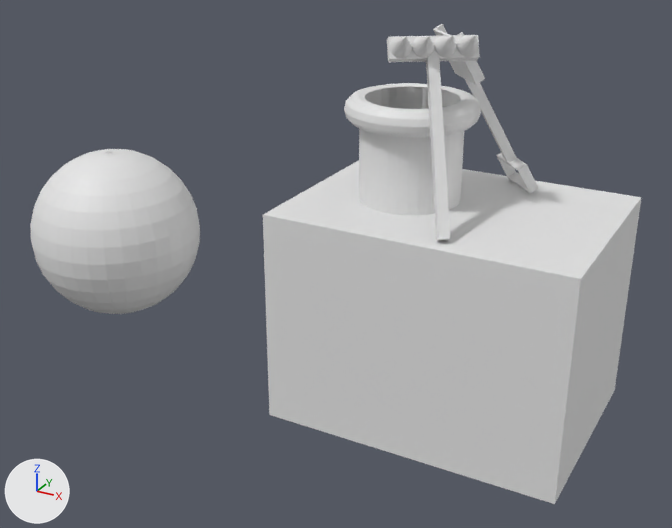
The Blender file Assets/Modelos3D/pelotaPlaya.blend as it was, and as the next commit left it.
One viewpoint serves both versions: a 50 mm camera at (7.4, -7.94, 4.18) aimed at (3.03, 0.0, 0.21). Arrows for +X, +Y and +Z are at lower left; the lights stay in place.

The first picture shows 'cajaPowerUp', 'cubo', 'pala', 'pelota', 'rastrillo'.
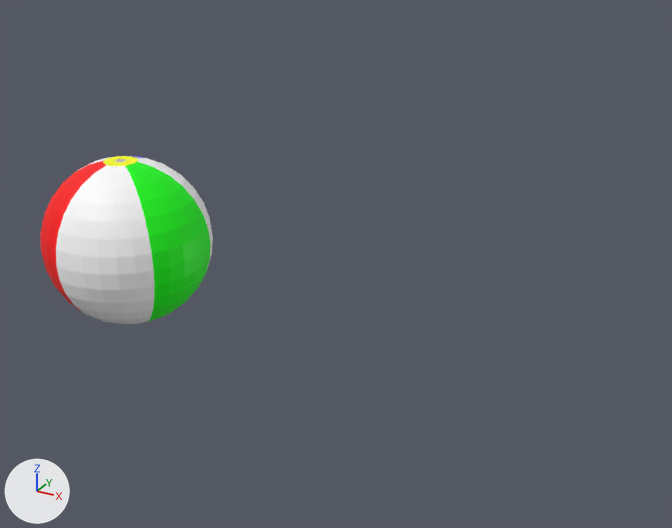
Boxes (x1, y1, x2, y2) around the edits, measured in the pictures (672 x 528 px; the box of a moved part takes in the faces that stretch with it):
'cajaPowerUp', deleted: before (263, 160, 641, 504)
'pelota', reshaped, moved: before (30, 149, 200, 314); after (40, 156, 213, 324)
'cubo', deleted: before (344, 83, 481, 215)
'rastrillo', deleted: before (387, 35, 480, 241)
'pala', deleted: before (433, 24, 538, 193)
part 1 of me_sphere_001, cut back: before (92, 149, 126, 159); after (103, 156, 138, 166)
part 2 of me_sphere_001, moved or reshaped: before (170, 172, 192, 205); after (183, 179, 205, 213)
part 3 of me_sphere_001, recoloured (white to red): before (30, 149, 200, 314); after (40, 156, 213, 324)

The change in detail:
Picture 'texturaPelotaPlaya.png' (img_texturapelotaplaya_png) is new.
Material 'texturaPelotaPlaya.png' (mat_texturapelotaplaya_png) is new.
Its texture is img_texturapelotaplaya_png.
me_sphere_001 is used by ob_pelota; location (0.0, 0.0, 0.0).
Verts and faces of me_sphere_001; kept vertices keep their numbers, new ones are numbered from 988.
Before the commit, vertices of me_sphere_001: 641 (0.69, 0.46, 0.56) at pixel (183, 186).
me_sphere_001 had 988 vertices, 750 faces and spanned x -1.0..1.0, y -1.0..1.0, z -0.99..1.0.
me_sphere_001 now has 797 vertices, 648 faces and spans x -1.0..1.0, y -1.0..1.0, z -0.98..0.99.
Part 1, on me_sphere_001:
133 vertices are removed from x -0.1..0.1, y -0.1..0.1, z 0.99..1.0.
108 faces are deleted.
118 vertices in x -0.06..0.06, y -0.06..0.06, z 0.99..1.0 move by (0.0, 0.0, -0.01).
1 vertex moves within x 0.01, y -0.06, z 0.99.
6 vertices are added at (0.01, -0.06, 0.98), (0.0, -0.04, 0.99), (0.0, 0.04, 0.99), (0.02, -0.06, 0.98), (0.01, -0.06, 0.98), (-0.13, 0.13, 0.7).
40 new faces join them.
Part 2, on me_sphere_001:
Vertex 641 moves to (0.69, 0.46, 0.54), pixel (195, 195).
me_sphere_001 part 3: 608 faces spanning x -1.0..1.0, y -1.0..1.0, z -0.98..0.99 switch from no material to mat_texturapelotaplaya_png (picture img_texturapelotaplaya_png).
Object 'rastrillo' (ob_rastrillo) is deleted.
Object 'pala' (ob_pala) is deleted.
Object 'cajaPowerUp' (ob_cajapowerup) is deleted.
Object 'cubo' (ob_cubo) is deleted.
Object 'pelota' (ob_pelota) moves from (0.0, 0.0, 0.0) to (0.28, -0.12, -0.01).
